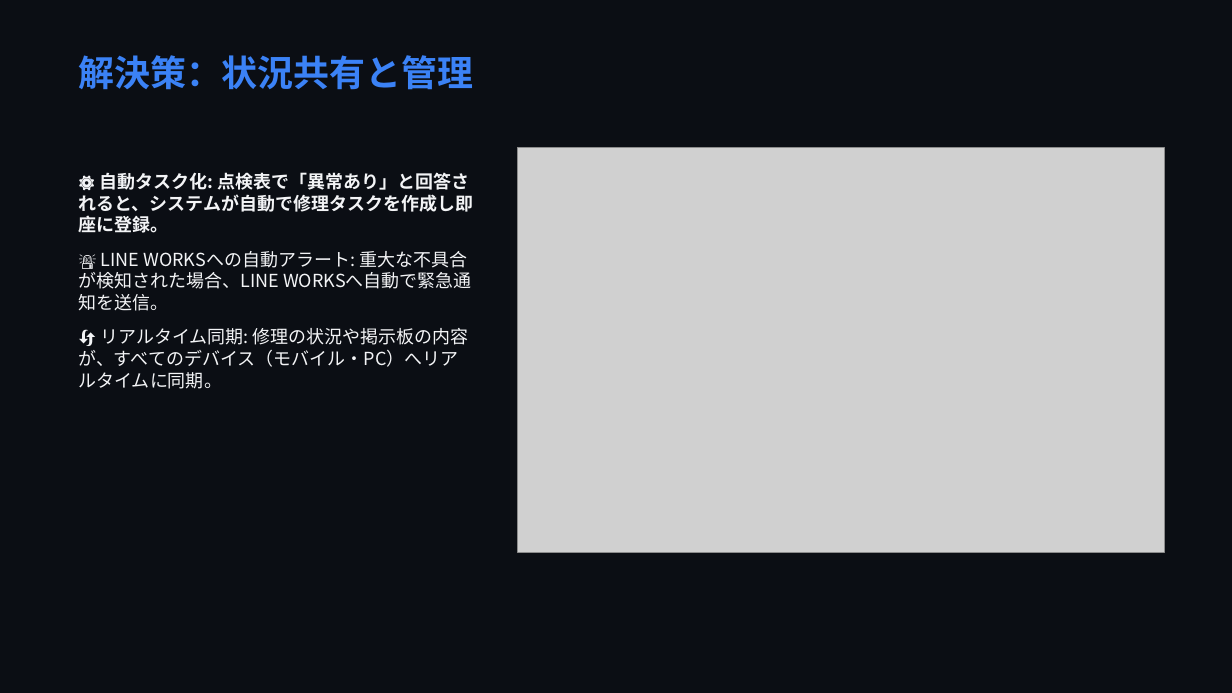
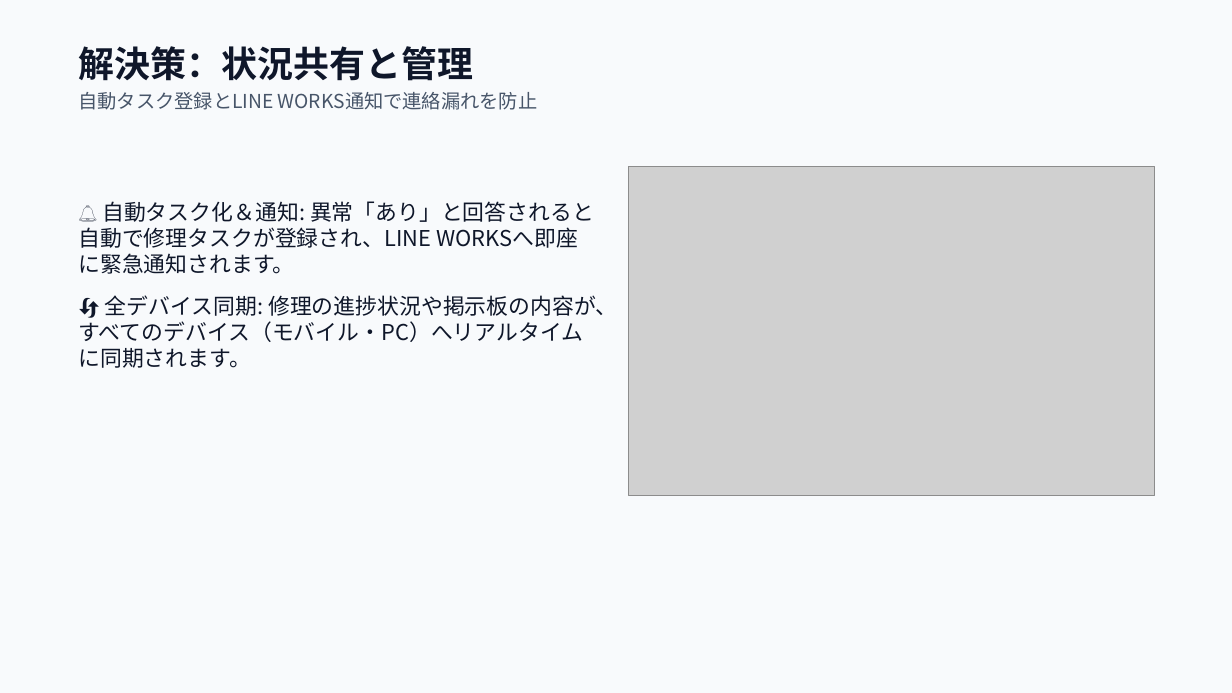
Before and after one commit to markjosephdsgatdula-dotcom/seibi-app-presentation, a slide deck: slide 7 of seibi_presentation.pptx (slide 6 before the commit). Drawn at 1232x693 pixels with LibreOffice and Linux fonts; fonts in the diff are those of the drawing; grey boxes stand for pictures. Boxes give left, top, right and bottom in pixels: in the first picture for what was removed or moved away, otherwise in the second. Text is boxed around its words. In the diff, an @@ line names an element or a change of style, - is before the commit and + after.

Commit message:
Update presentation to 12-slide Light Theme layout: reduced text density, restored Layout Map slide, high contrast for factory projectors

```diff
--- a/seibi_presentation.pptx
+++ b/seibi_presentation.pptx
@@ background #0B0E14 to #F8FAFC @@
@@ text "解決策：状況共有と管理": place and size @@
-text "解決策：状況共有と管理" at box(78, 55, 473, 90)
+text "解決策：状況共有と管理" at box(78, 46, 538, 110)
@@ text at box(78, 46, 473, 81): text colour #3B82F6 to #0F172A in "解決策：状況共有と管理" @@
@@ text at box(78, 92, 538, 110): paragraph added @@
+自動タスク登録とLINE WORKS通知で連絡漏れを防止
@@ picture: place and size @@
-picture at box(518, 148, 1165, 553)
+picture at box(628, 166, 1155, 495)
@@ text at box(78, 201, 617, 368): text changed; size 14 to 17 pt; text colour #F3F4F6 to #0F172A @@
-⚙️ 自動タスク化: 点検表で「異常あり」と回答されると、システムが自動で修理タスクを作成し即座に登録。
-🚨 LINE WORKSへの自動アラート: 重大な不具合が検知された場合、LINE WORKSへ自動で緊急通知を送信。
-🔄 リアルタイム同期: 修理の状況や掲示板の内容が、すべてのデバイス（モバイル・PC）へリアルタイムに同期。
+🔔 自動タスク化＆通知: 異常「あり」と回答されると自動で修理タスクが登録され、LINE WORKSへ即座に緊急通知されます。
+🔄 全デバイス同期: 修理の進捗状況や掲示板の内容が、すべてのデバイス（モバイル・PC）へリアルタイムに同期されます。
```
Also in this commit, not shown: 6 other slides changed, 5 slides added, 4 slides removed, 20 other files.
